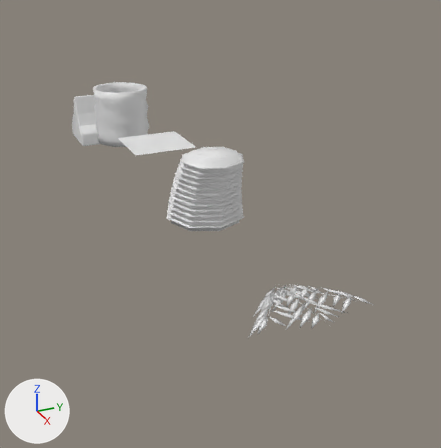
The Blender file ArtSource/UnseenDetails.blend, before and after one commit.
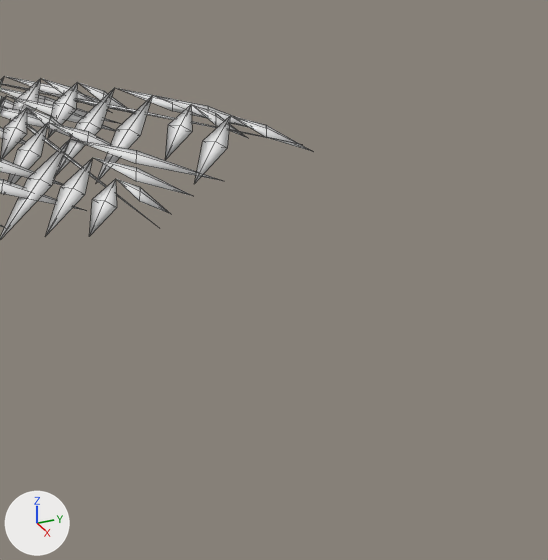
Old and new are each drawn whole from a camera (50 mm lens) standing at (13.1, -2.96, 3.4) and looking at (5.38, 0.51, -0.46) and again close up on the part from 65% to 100% of the width and 59% to 94% of the height. Arrows for +X, +Y and +Z are at lower left; the lights stay in place. The first two pictures are the older version. The close-ups show mesh edges as thin lines.

The first close-up shows 'BambooFrond'.
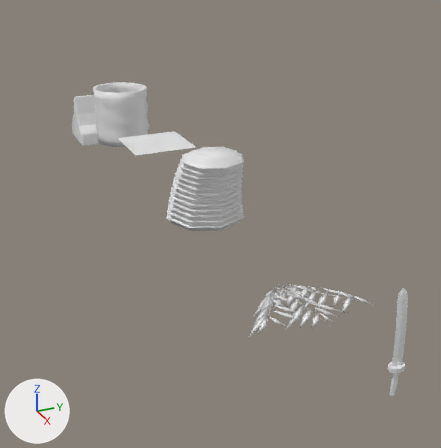
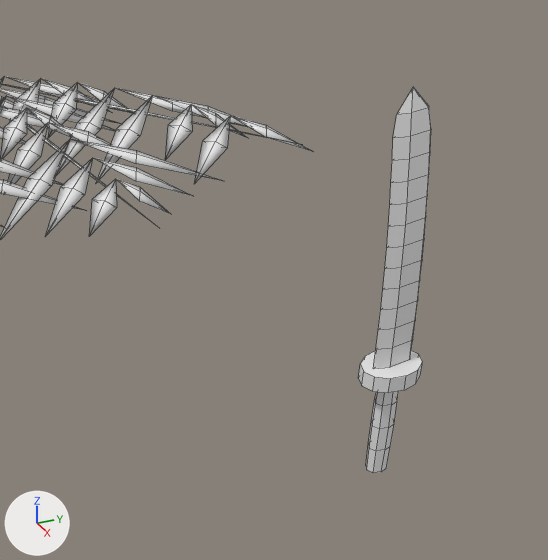
Where the change shows, as pixel boxes [x1, y1, x2, y2] in the close-ups (548 x 560 px):
'Katana', added
    after: [358, 87, 431, 473]

Diff of the bpy script that builds the scene:
```diff
--- a/ArtSource/UnseenDetails.blend.py
+++ b/ArtSource/UnseenDetails.blend.py
@@ me_katana @@
+me_katana.from_pydata(...)  # 148 vertices, 125 faces; spans x -0.056..0.052, y -0.078..0.078, z 0.0..1.0
@@ ob_katana @@
+ob_katana = bpy.data.objects.new('Katana', me_katana)
+ob_katana.location = (10.0, 0.0, 0.0)
```
